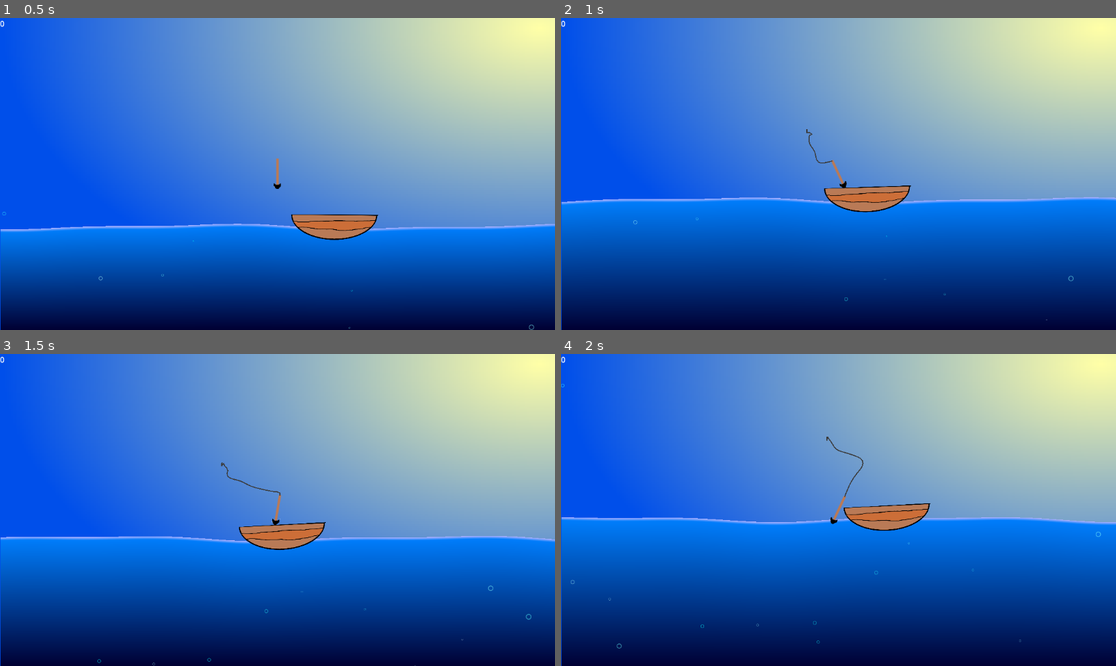
Above: before the commit, frames 1-4 (two rows, left to right).
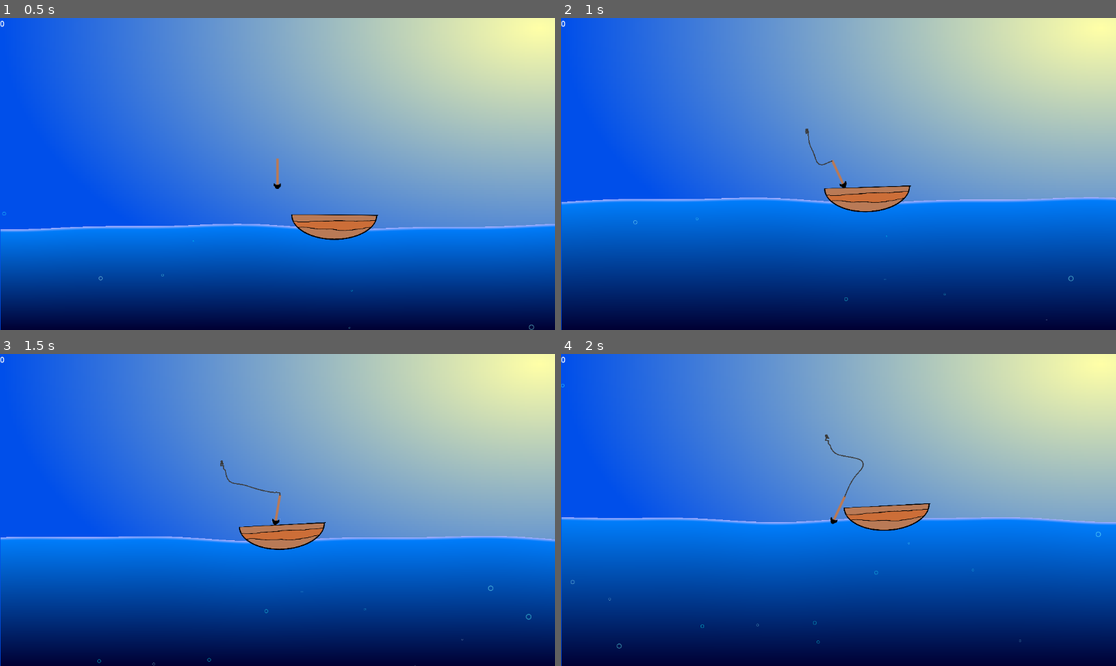
Above: after the commit, the same moments.

Repository: Duckslayer/Fishy
Game: Godot game, scene res://game.tscn
Same seed, same stepped clock (60 frames per second), same inputs: the game is played once before the commit and once after it.
Inputs:
- Up to frame 1 (0.5 s): no input
- Up to frame 2 (1 s): hold D (Right) from 0.53 s (still down); tap Space (Launch) at 0.6 s
- Up to frame 3 (1.5 s): release D (Right) at 1.28 s; hold A (Left) from 1.28 s (still down); tap Space (Launch) at 1.35 s
- Up to frame 4 (2 s): keep holding A (Left)

Frame 1 is identical in both runs. In frame 2, less than 0.1% of the frame differs, in the area x 43-49%, y 35-48%; in frame 3, 0.1%, in the area x 39-51%, y 34-45%; in frame 4, 0.1%.

Commit message:
Wiggle rope

Diff:
--- a/rope/rope_controller.gd
+++ b/rope/rope_controller.gd
@@ -6,6 +6,7 @@
 @export var gravity: Vector2 = Vector2(0, -980)
 @export var damp: float = 0.95 # Air resistance (0.9 - 0.99)
 @export var constraint_iterations: int = 50 # Higher = stiffer rope
+@export var mu : float = 0.01 # "Min spacing"
 
 # NODES
 @export var target_node: Node2D # The node the rope hangs from (e.g. Player)
@@ -27,8 +28,8 @@
 	var start_pos = global_position
 
 	for i in range(segment_count):
-		pos.append(start_pos + Vector2(0, -i * segment_length))
-		prev_pos.append(start_pos + Vector2(0, -i * segment_length))
+		pos.append(start_pos)
+		prev_pos.append(start_pos)
 
 	# Start hidden
 	set_rope_state(RopeState.HIDDEN)
@@ -42,6 +43,7 @@
 		RopeState.SIMULATING:
 			line_2d.visible = true
 			_reset_points_to_anchor()
+			_spool_out()
 		RopeState.TAUT:
 			line_2d.visible = true
 
@@ -52,6 +54,12 @@
 	for i in range(segment_count):
 		pos[i] = anchor
 		prev_pos[i] = anchor
+
+func _spool_out() -> void:
+	var start_pos = global_position
+	for i in range(segment_count):
+		pos[i] = (start_pos + Vector2(-2*mu + randf()*mu, -i * mu)) # Make some "wiggle" so the rope doesn't get stuck in weird math space
+		prev_pos[i] = pos[i]
 
 func _physics_process(delta: float) -> void:
 	match rope_state:
